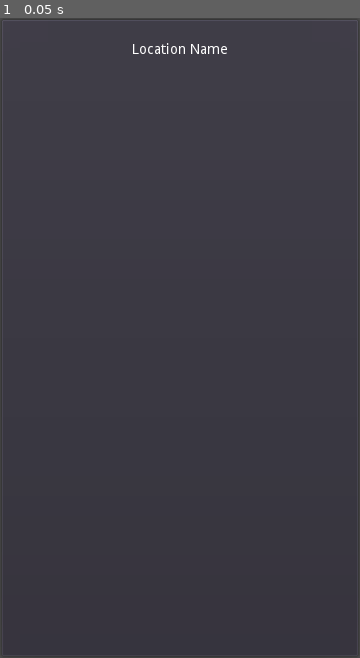
Above: before the commit, frame 1.
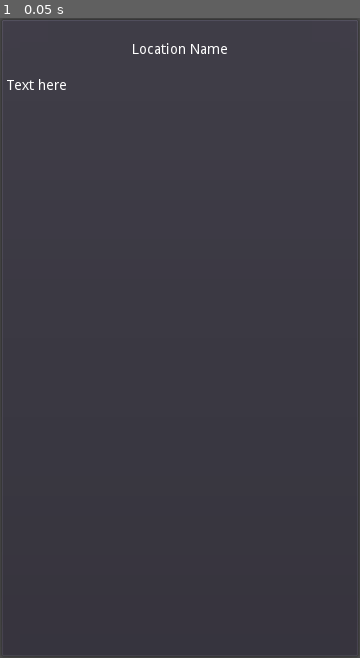
Above: after the commit, the same moment.

Repository: philipuriarte/A-Churchyard-of-Orphans
Game: Godot game, scene res://Scenes/GameScreen.tscn
Two runs of this game, one before a commit and one after it. Both use one fixed random seed, a clock stepped at 60 frames per second and the inputs below. This scene is started directly instead of the project's main scene.
Inputs:
- Up to frame 1 (0.05 s): no input

The runs differ from the first frame. In frame 1, 0.1% of the frame differs, in the area x 1-19%, y 9-12%.

Commit message:
Create NarrativeText scene

Diff:
--- a/Scenes/GameScreen.tscn
+++ b/Scenes/GameScreen.tscn
@@ -1,6 +1,7 @@
-[gd_scene load_steps=2 format=2]
+[gd_scene load_steps=3 format=2]
 
 [ext_resource path="res://Scenes/Reused Scenes/LocationName.tscn" type="PackedScene" id=1]
+[ext_resource path="res://Scenes/Reused Scenes/NarrativeText.tscn" type="PackedScene" id=2]
 
 [node name="GameScreen" type="PanelContainer"]
 margin_right = 360.0
@@ -17,3 +18,5 @@
 margin_bottom = 626.0
 
 [node name="LocationName" parent="MarginContainer/MainCointainer" instance=ExtResource( 1 )]
+
+[node name="NarrativeText" parent="MarginContainer/MainCointainer" instance=ExtResource( 2 )]
--- /dev/null
+++ b/Scenes/Reused Scenes/NarrativeText.tscn
@@ -0,0 +1,8 @@
+[gd_scene format=2]
+
+[node name="NarrativeText" type="RichTextLabel"]
+margin_top = 54.0
+margin_right = 346.0
+margin_bottom = 626.0
+size_flags_vertical = 3
+text = "Text here"
